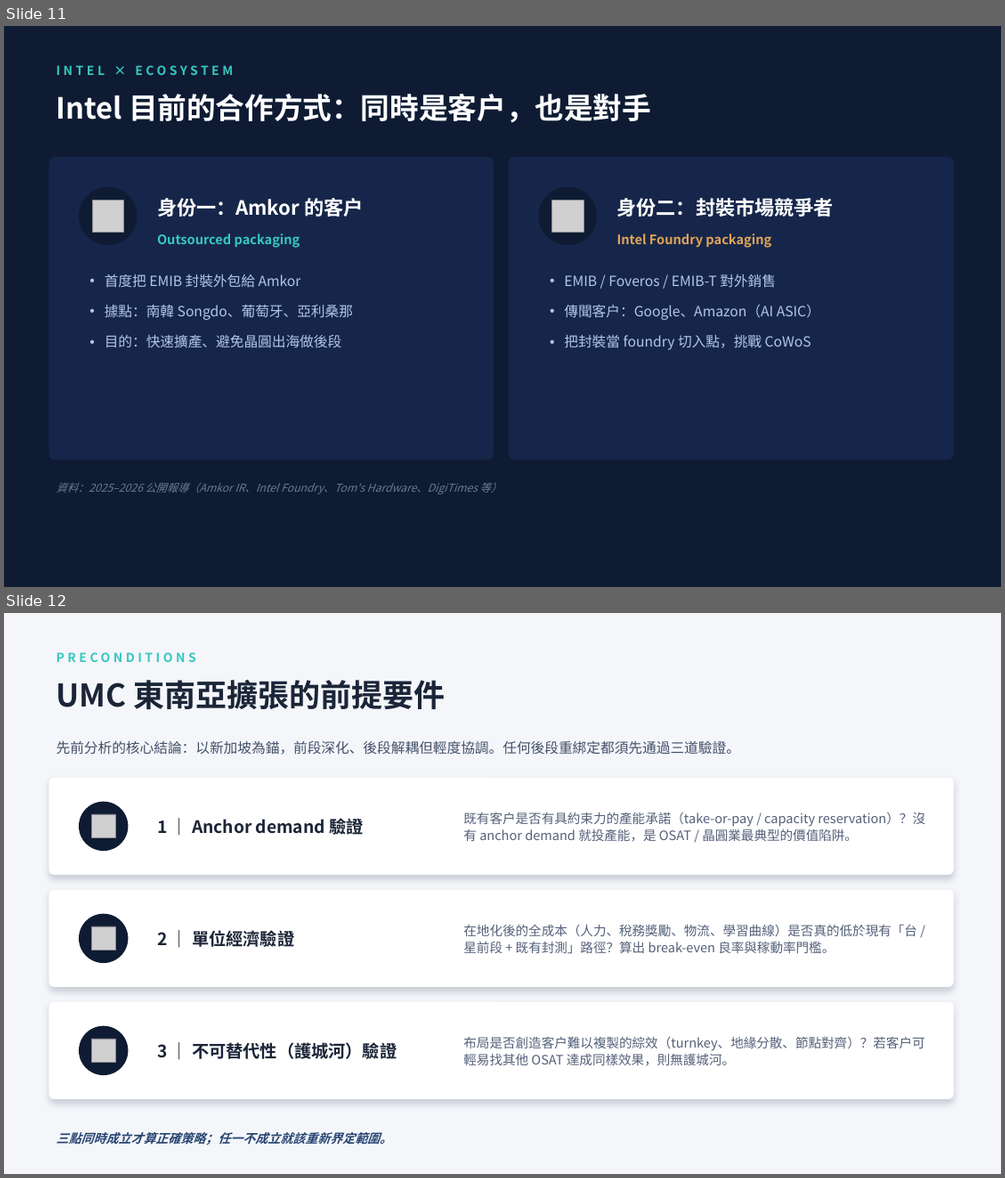
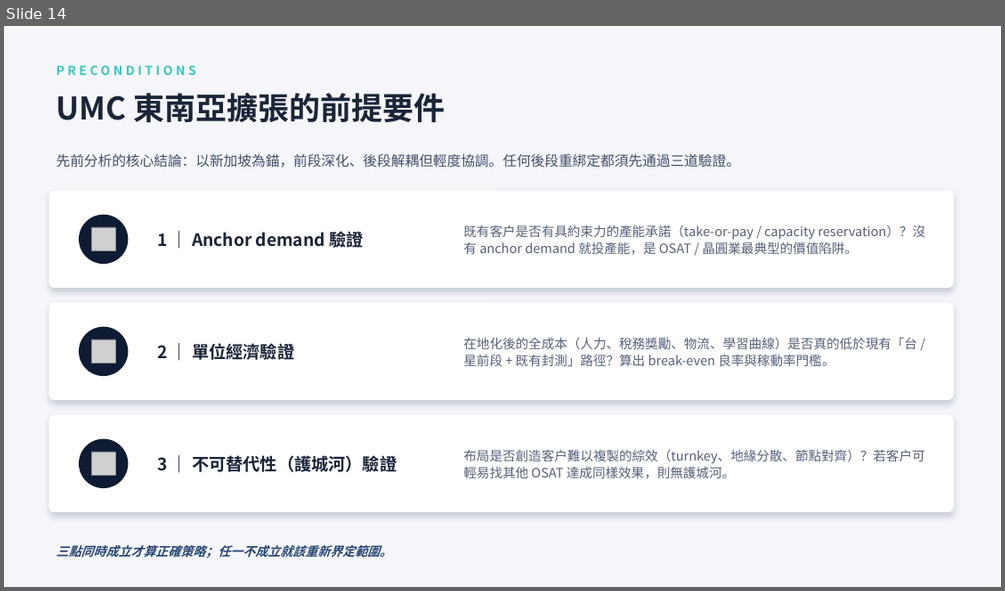
Before and after one commit to maxchen369/umc-sea-expansion-dashboard, a slide deck: UMC SEA Expansion Strategy.pptx. Shown one above the other, each under a label of ours: slides 11 and 12 before the commit, slide 14 after it. The pictures are 1005x1178 and 1005x591 pixels, drawn with LibreOffice and Linux fonts; fonts in the diff are those of the drawing; grey boxes stand for pictures. Boxes give left, top, right and bottom in pixels: in the first picture for what was removed or moved away, otherwise in the second. Text is boxed around its words. In the diff, an @@ line names an element or a change of style, - is before the commit and + after.

```diff
--- a/UMC SEA Expansion Strategy.pptx
+++ b/UMC SEA Expansion Strategy.pptx
@@ slide 11 removed at bbox=[4, 26, 1001, 587], background #0E1B33 @@
@@ text removed at bbox=[57, 65, 233, 75] @@
-INTEL × ECOSYSTEM
@@ text removed at bbox=[57, 94, 651, 123] @@
-Intel 目前的合作方式：同時是客戶，也是對手
@@ rounded rectangle removed at bbox=[48, 157, 494, 459] @@
@@ rounded rectangle removed at bbox=[509, 157, 954, 459] @@
@@ ellipse removed at bbox=[79, 187, 138, 245] @@
@@ picture removed at bbox=[92, 200, 123, 232] @@
@@ text removed at bbox=[157, 198, 363, 216] @@
-身份一：Amkor 的客戶
@@ ellipse removed at bbox=[539, 187, 597, 245] @@
@@ picture removed at bbox=[552, 200, 583, 232] @@
@@ text removed at bbox=[617, 198, 833, 216] @@
-身份二：封裝市場競爭者
@@ text removed at bbox=[157, 233, 300, 248] @@
-Outsourced packaging
@@ text removed at bbox=[617, 233, 771, 248] @@
-Intel Foundry packaging
@@ text removed at bbox=[105, 274, 353, 348] @@
-• 首度把 EMIB 封裝外包給 Amkor
-• 據點：南韓 Songdo、葡萄牙、亞利桑那
-• 目的：快速擴產、避免晶圓出海做後段
@@ text removed at bbox=[564, 274, 820, 350] @@
-• EMIB / Foveros / EMIB-T 對外銷售
-• 傳聞客戶：Google、Amazon（AI ASIC）
-• 把封裝當 foundry 切入點，挑戰 CoWoS
@@ text removed at bbox=[57, 483, 502, 494] @@
-資料：2025–2026 公開報導（Amkor IR、Intel Foundry、Tom's Hardware、DigiTimes 等）
@@ what was slide 12 is now slide 14 @@
```
Also in this commit, not shown: 1 slide changed, 3 slides added.
